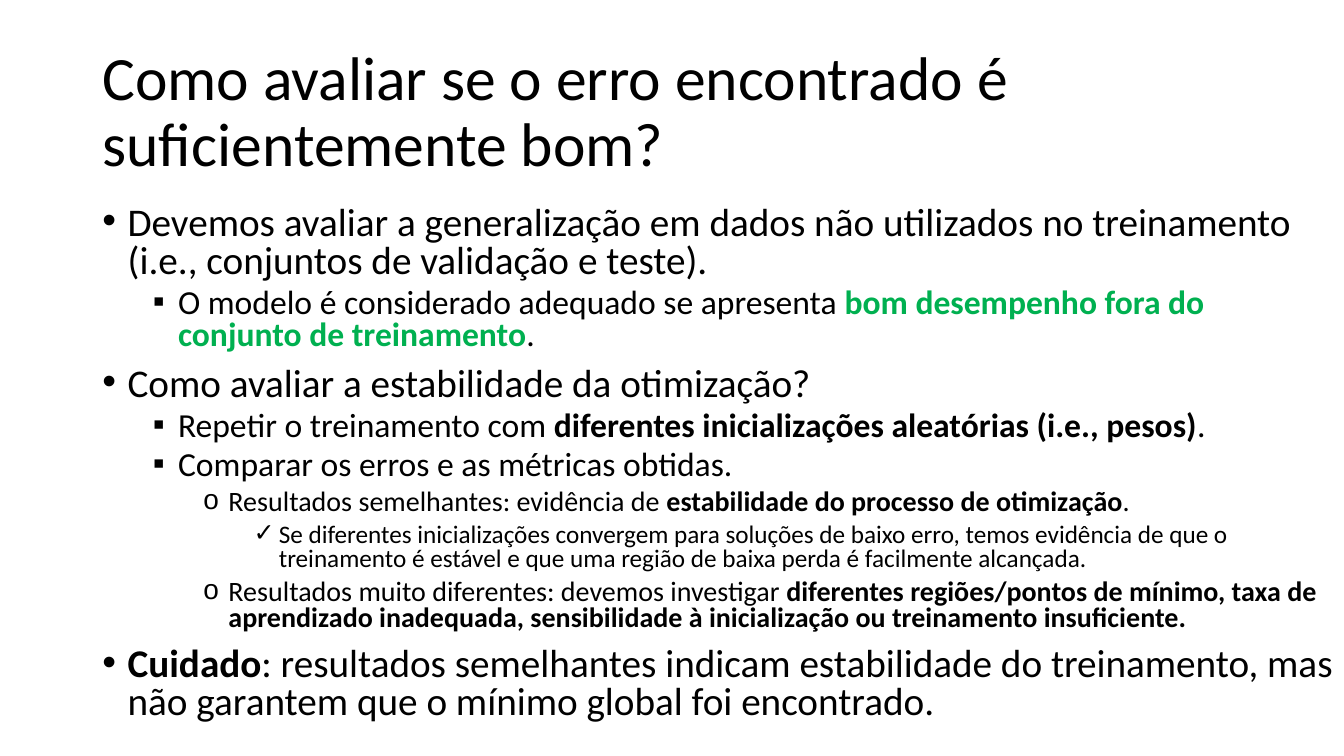
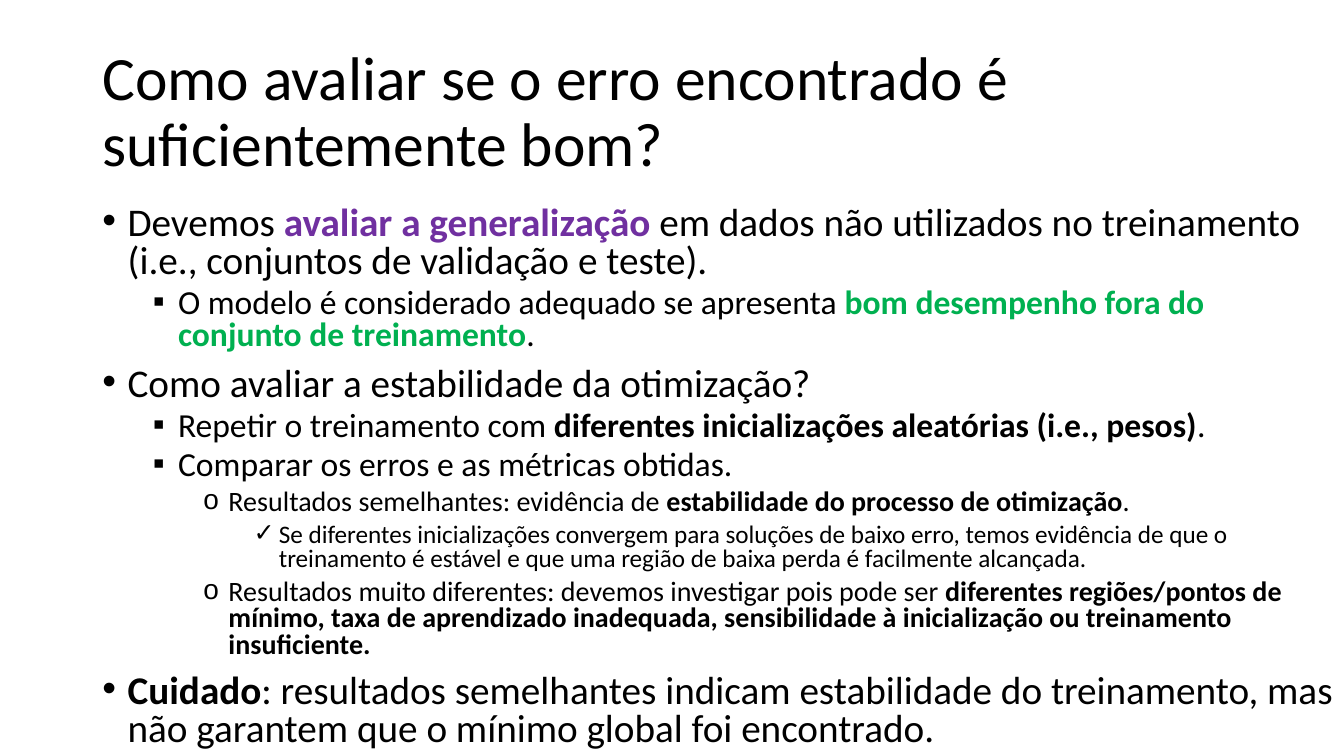
Before and after one commit to zz4fap/c24_inteligencia_artificial, a slide deck: slide 51 of slides/C24_MLP.pptx. Drawn at 1344x756 pixels with LibreOffice and Linux fonts; fonts in the diff are those of the drawing. Boxes give left, top, right and bottom in pixels: in the first picture for what was removed or moved away, otherwise in the second. Text is boxed around its words. In the diff, an @@ line names an element or a change of style, - is before the commit and + after.

```diff
--- a/slides/C24_MLP.pptx
+++ b/slides/C24_MLP.pptx
@@ text at (128, 208, 1300, 281): text colour #000000 to #7030A0, bold on in "avaliar a generalização" @@
@@ text at (228, 581, 1281, 655): text changed @@
-    o Resultados muito diferentes: devemos investigar diferentes regiões/pontos de mínimo, taxa de aprendizado inadequada, sensibilidade à inicialização ou treinamento insuficiente.
+    o Resultados muito diferentes: devemos investigar pois pode ser diferentes regiões/pontos de mínimo, taxa de aprendizado inadequada, sensibilidade à inicialização ou treinamento insuficiente.
```
Also in this commit, not shown: 15 other slides changed, 1 other file.
